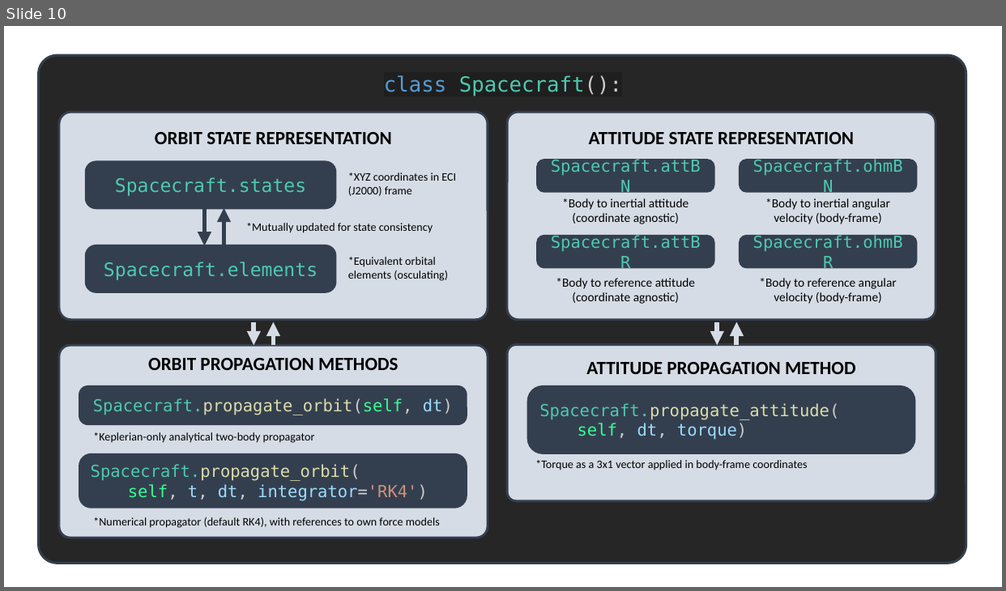
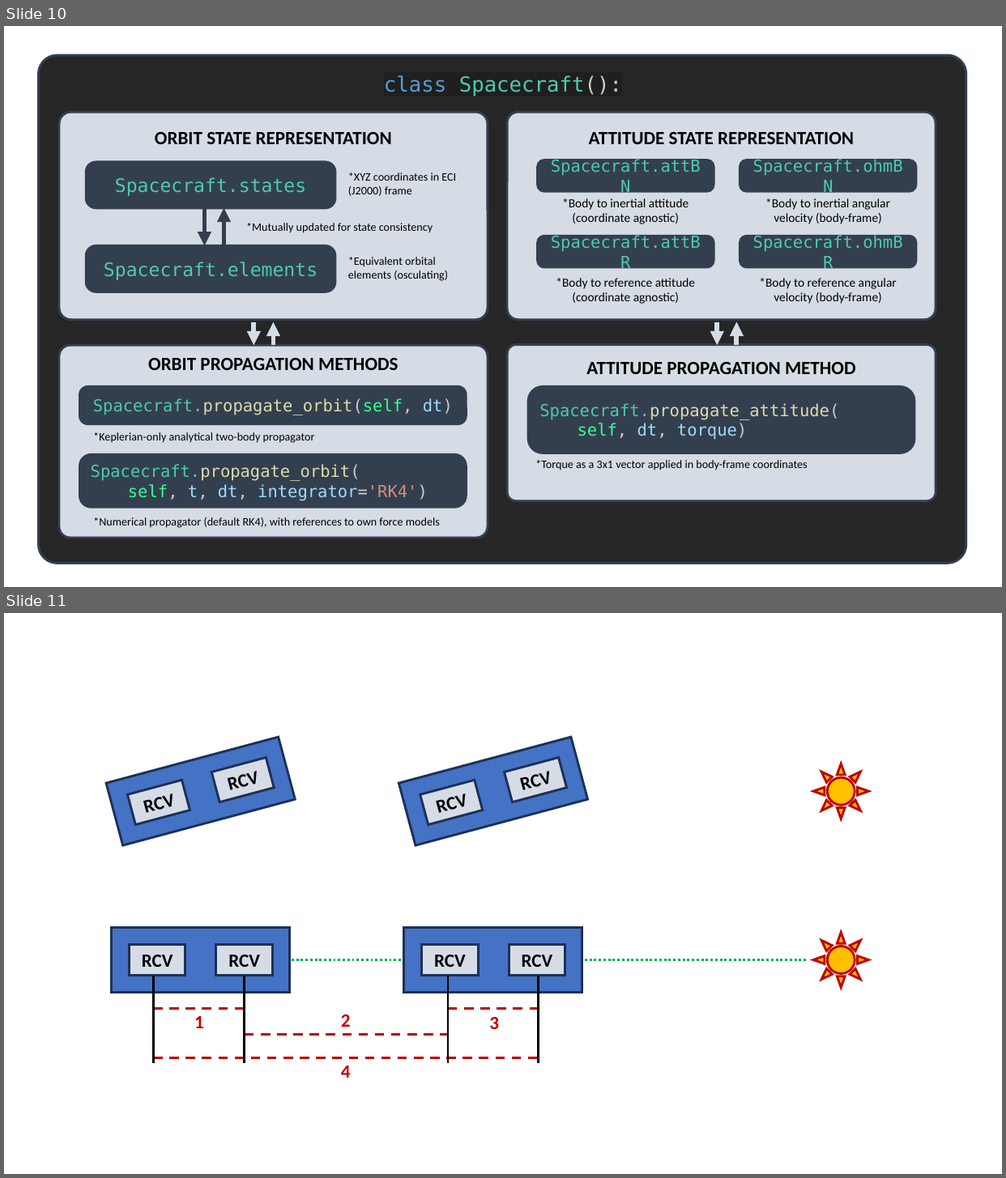
Before and after one commit to sammmlow/AA279C, a slide deck: graphics.pptx. Shown one above the other, each under a label of ours: slide 10 before the commit, slides 10 and 11 after it. The pictures are 1006x591 and 1006x1178 pixels, drawn with LibreOffice and Linux fonts; fonts in the diff are those of the drawing. Boxes give left, top, right and bottom in pixels: in the first picture for what was removed or moved away, otherwise in the second. Text is boxed around its words. In the diff, an @@ line names an element or a change of style, - is before the commit and + after.

```diff
--- a/graphics.pptx
+++ b/graphics.pptx
@@ slide 11 added at <box>4,613,1002,1174</box>, background #FFFFFF @@
@@ group added at <box>107,737,868,1078</box>: 12 rectangles, 9 lines, 4 texts, 2 suns @@
+RCV
+RCV
+RCV
+RCV
+RCV
+RCV
+RCV
+RCV
+1
+3
+2
+4
```
Also in this commit, not shown: 1 other slide added.
